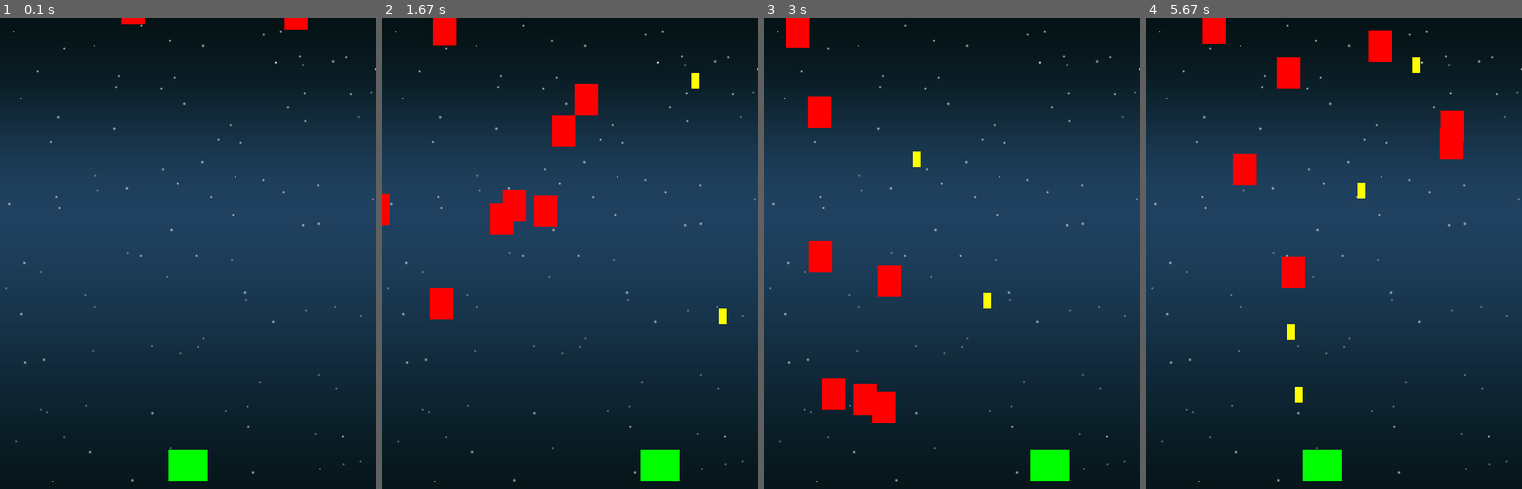
Above: before the commit, frames 1-4 (left to right).
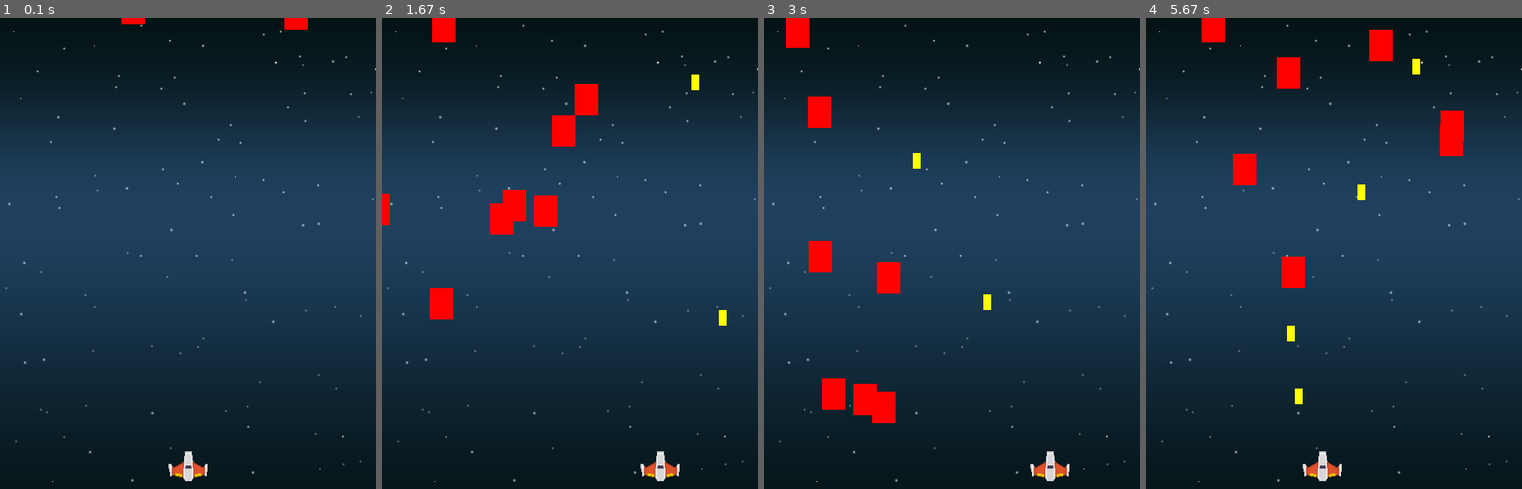
Above: after the commit, the same moments.

Repository: Loctarogar/pygame_shmup
Game: pygame game, started from shmup.py
Same seed, same stepped clock (60 frames per second), same inputs: the game is played once before the commit and once after it.
Inputs:
- Up to frame 1 (0.1 s): no input
- Up to frame 2 (1.67 s): hold Right 0.33-0.8 s; hold Right 0.83-1.3 s; tap Space at 0.9, 1.2, 1.4 s; hold Left from 1.33 s (still down)
- Up to frame 3 (3 s): tap Space at 1.7, 1.97, 2.27, 2.4, 2.7 s; release Left at 1.87 s; hold Left 1.9-2.3 s; hold Right 2.33-2.97 s
- Up to frame 4 (5.67 s): hold Left 3-3.47 s; tap Space at 3.07, 3.37, 3.57, 3.87, 4.07, 4.37, 4.57, 4.87, 5.13, 5.43, 5.57 s; hold Right 3.5-3.97 s; hold Right 4-4.47 s; hold Left 4.5-5.03 s; hold Left 5.07-5.47 s; hold Right from 5.5 s (still down)

The runs differ from the first frame. In frame 1, 0.7% of the frame differs, in the area x 44-56%, y 91-99%; in frame 2, 0.8%; in frame 3, 0.8%; in frame 4, 0.9%, in the area x 14-85%, y 0-99%.

Commit message:
load player image

Diff:
--- a/shmup.py
+++ b/shmup.py
@@ -28,8 +28,13 @@
 class Player(pygame.sprite.Sprite):
     def __init__(self):
         pygame.sprite.Sprite.__init__(self)
-        self.image = pygame.Surface((50, 40))
-        self.image.fill(GREEN)
+        # to load image
+        # self.image = player_img
+        # to scale image
+        # self.image = pygame.transform.scale(player_img, (image_width, image_height))
+        self.image = pygame.transform.scale(player_img, (50, 38))
+        # to make image background transparent
+        self.image.set_colorkey(BLACK)
         self.rect = self.image.get_rect()
         self.rect.centerx = WIDTH/2
         self.rect.bottom = HEIGHT - 10
@@ -91,6 +96,9 @@
 # Load all game graphics
 background = pygame.image.load(path.join(img_dir, 'background.png')).convert()
 background_rect = background.get_rect()
+player_img = pygame.image.load(path.join(img_dir, 'playerShip1_orange.png')).convert()
+meteor_img = pygame.image.load(path.join(img_dir, 'meteorBrown_med1.png')).convert()
+bullet_img = pygame.image.load(path.join(img_dir, 'laserRed16.png')).convert()
 
 all_sprites = pygame.sprite.Group()
 player = Player()
